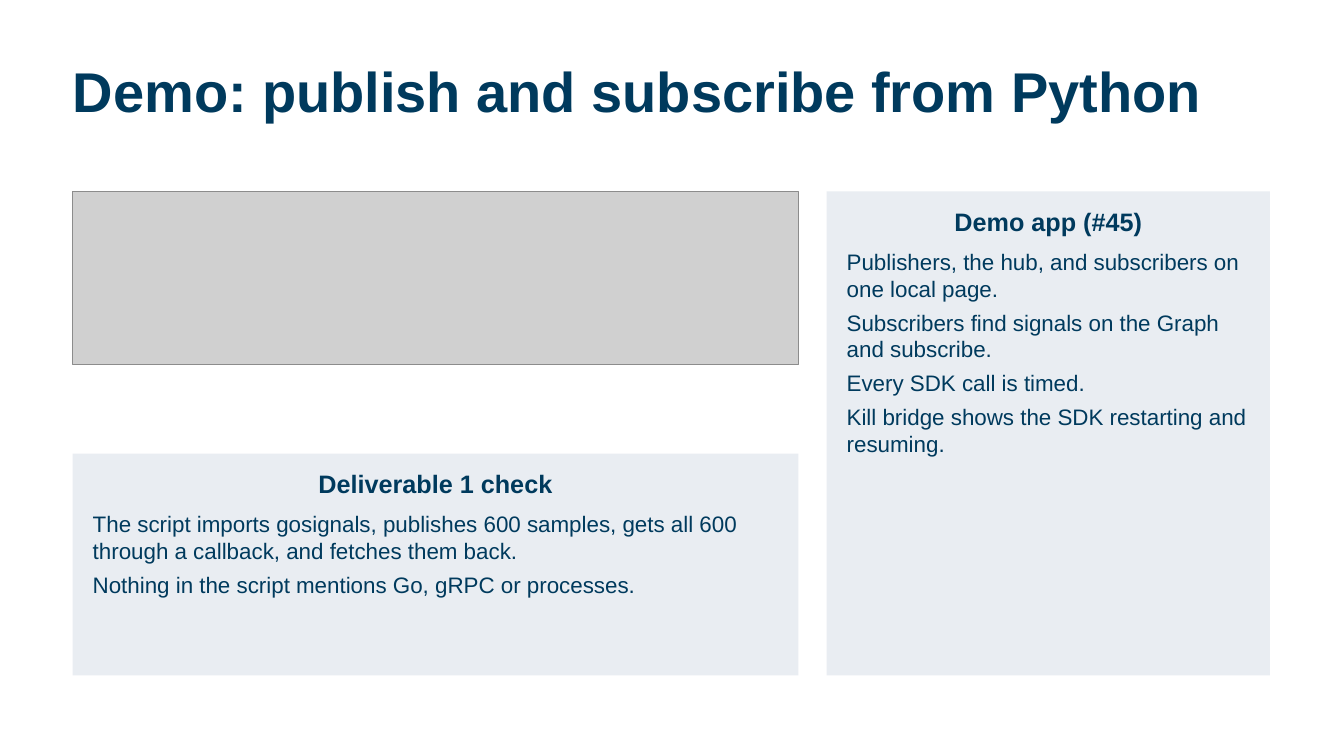
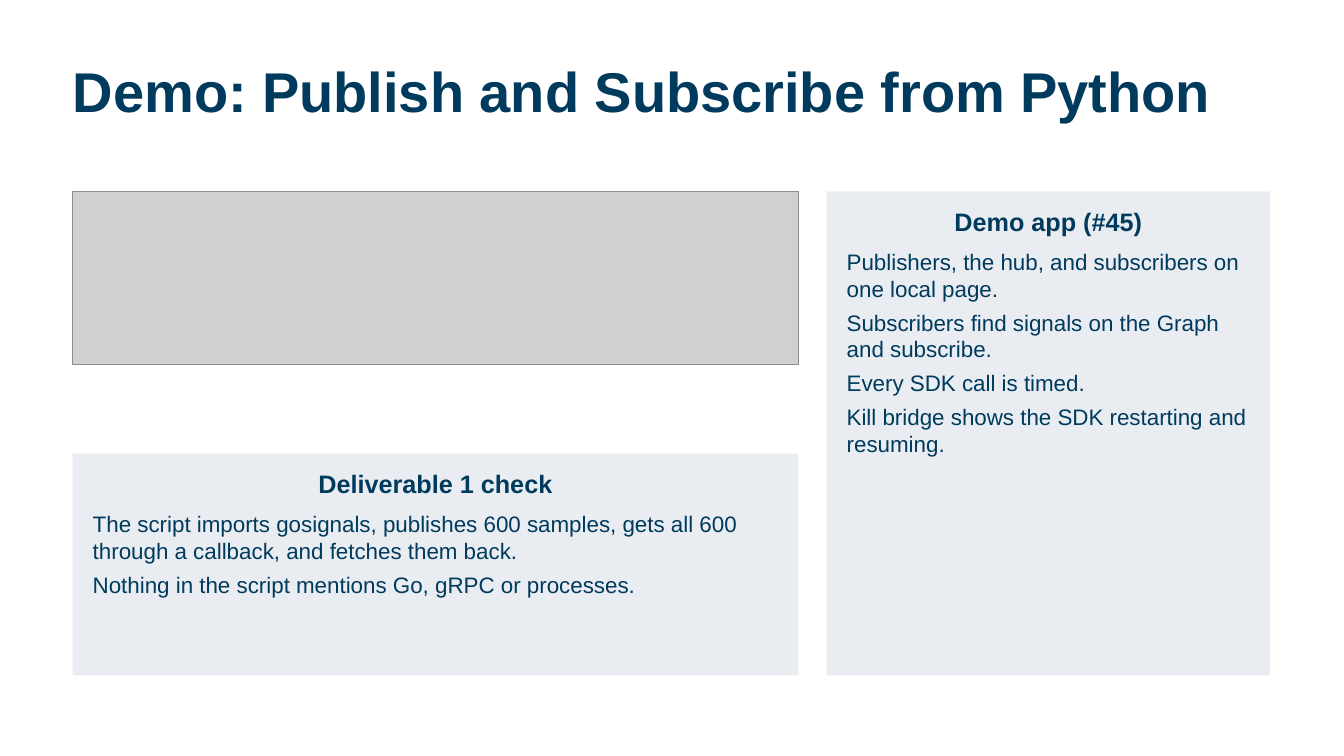
Before and after one commit to calebh13/sel-blueframe-sdk, a slide deck: slide 6 of Sprints/Sprint_5/Sprint 5 Presentation.pptx. Drawn at 1344x756 pixels with LibreOffice and Linux fonts; fonts in the diff are those of the drawing; grey boxes stand for pictures. Boxes give left, top, right and bottom in pixels: in the first picture for what was removed or moved away, otherwise in the second. Text is boxed around its words. In the diff, an @@ line names an element or a change of style, - is before the commit and + after.

```diff
--- a/Sprints/Sprint_5/Sprint 5 Presentation.pptx
+++ b/Sprints/Sprint_5/Sprint 5 Presentation.pptx
@@ title at (73, 71, 1210, 122): text changed @@
-Demo: publish and subscribe from Python
+Demo: Publish and Subscribe from Python
```
Also in this commit, not shown: 14 other slides changed, 1 other file.
